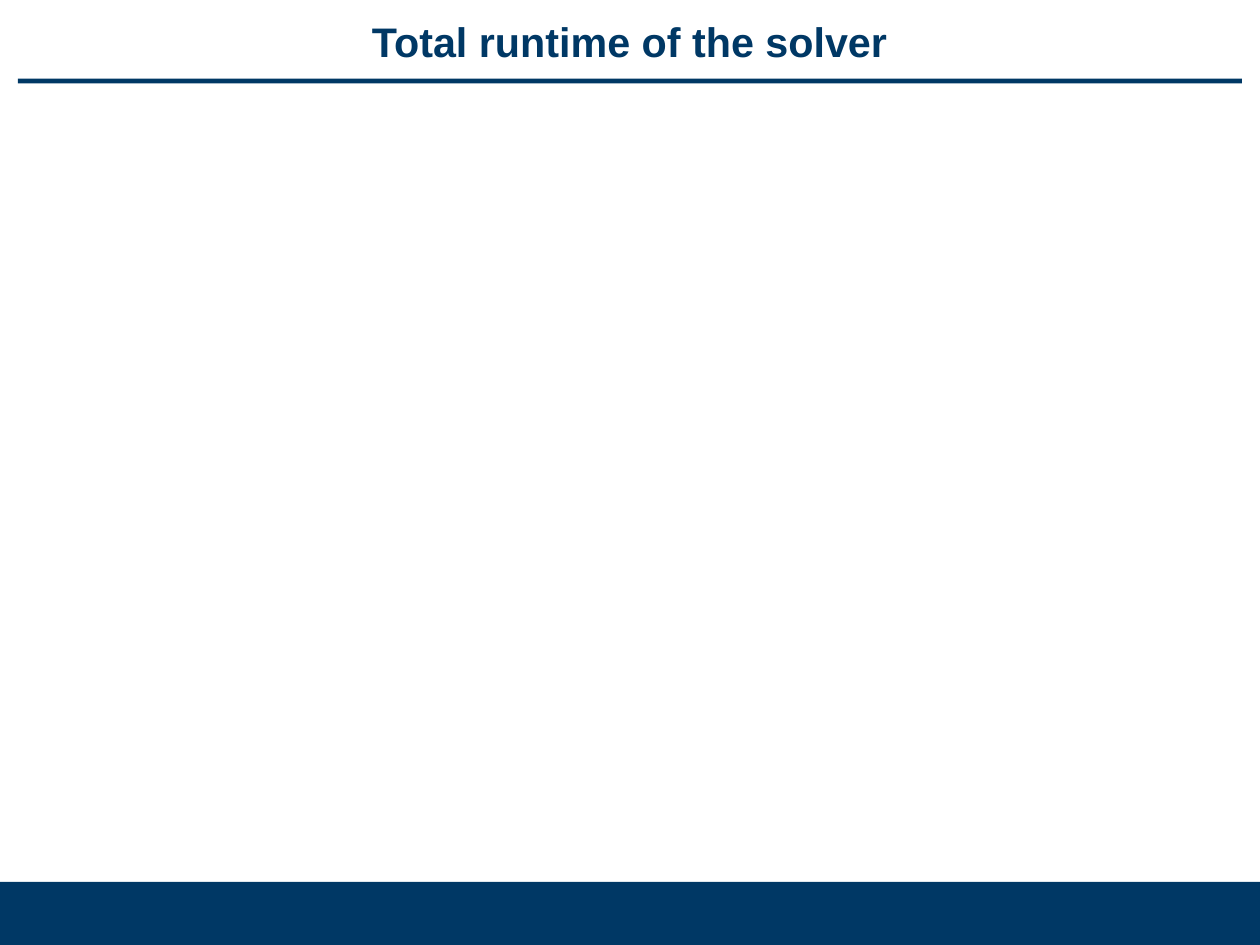
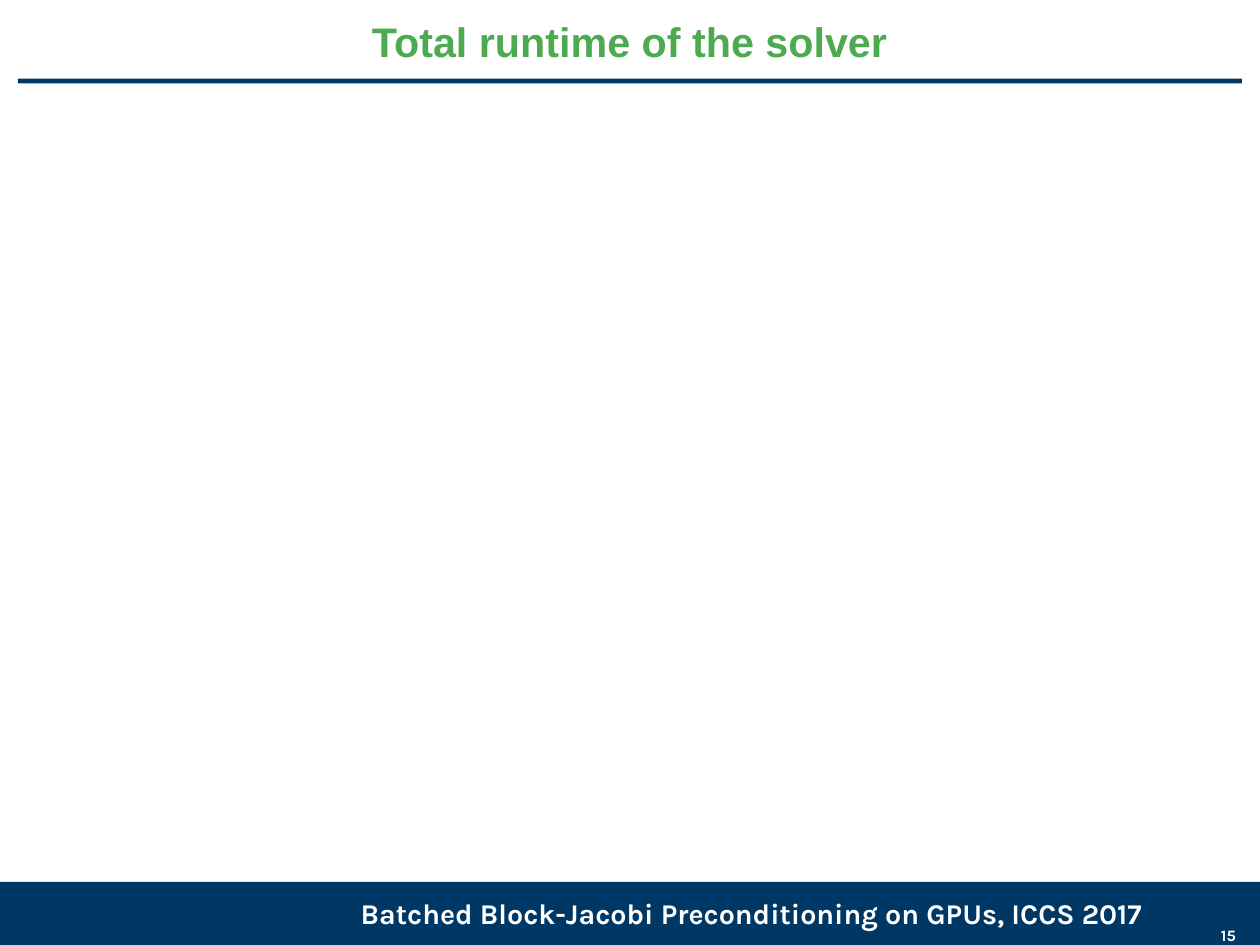
Before and after one commit to gflegar/talks, a slide deck: slide 15 of iccs_2017/slides.odp (slide 12 before the commit). Drawn at 1260x945 pixels with LibreOffice and Linux fonts; fonts in the diff are those of the drawing; background and template pictures are left out. Boxes give left, top, right and bottom in pixels: in the first picture for what was removed or moved away, otherwise in the second. Text is boxed around its words. In the diff, an @@ line names an element or a change of style, - is before the commit and + after.

```diff
--- a/iccs_2017/slides.odp
+++ b/iccs_2017/slides.odp
@@ title "Total runtime of the solver" at (372, 27, 887, 58): text colour #003865 to #4DAA50 @@
@@ text added at (361, 903, 1142, 931), 18 pt, text #FFFFFF, bold @@
+Batched Block-Jacobi Preconditioning on GPUs, ICCS 2017
@@ page number added at (1221, 930, 1236, 942), 10 pt, text #FFFFFF, bold @@
+15
```
Also in this commit, not shown: 10 other slides changed, 6 slides added, 3 slides removed.
